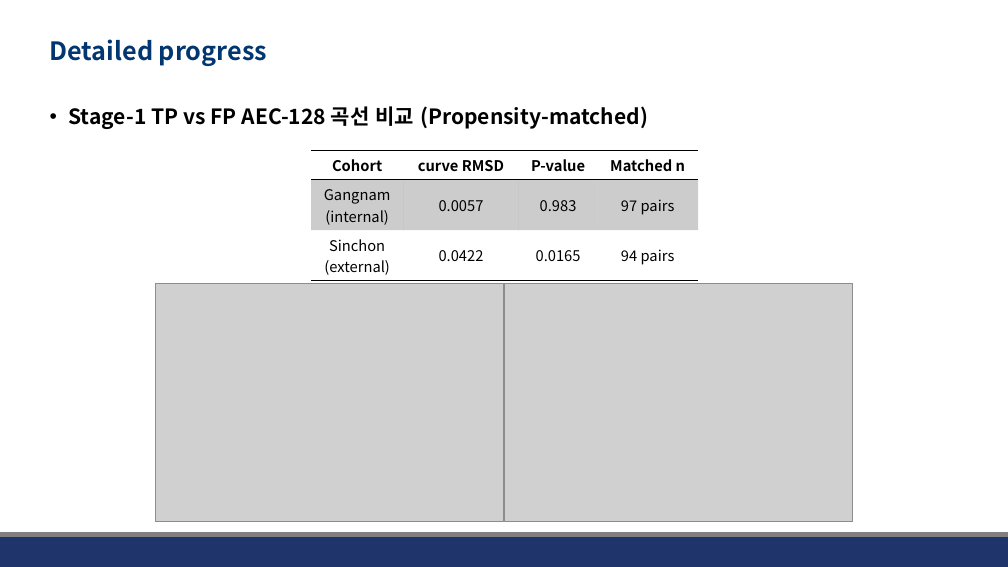
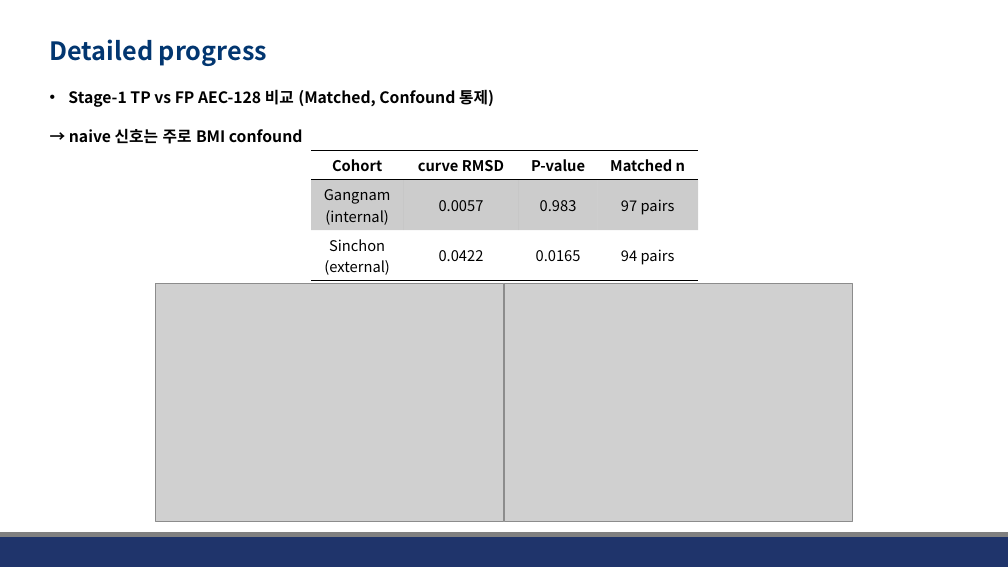
Before and after one commit to JHWannabe/Clinical_Study, a slide deck: slide 4 of docs/260724_Results_of_Residual_Algorithm.pptx (slide 7 before the commit). Drawn at 1008x567 pixels with LibreOffice and Linux fonts; fonts in the diff are those of the drawing; grey boxes stand for pictures; background and template pictures are left out. Boxes give left, top, right and bottom in pixels: in the first picture for what was removed or moved away, otherwise in the second. Text is boxed around its words. In the diff, an @@ line names an element or a change of style, - is before the commit and + after.

```diff
--- a/docs/260724_Results_of_Residual_Algorithm.pptx
+++ b/docs/260724_Results_of_Residual_Algorithm.pptx
@@ text at (68,89,494,144): text changed; size 20 to 15 pt @@
-• Stage-1 TP vs FP AEC-128 곡선 비교 (Propensity-matched)
+• Stage-1 TP vs FP AEC-128 비교 (Matched, Confound 통제)
+→ naive 신호는 주로 BMI confound
```
Also in this commit, not shown: 8 other slides changed, 2 slides added, 4 slides removed, 25 other files.
